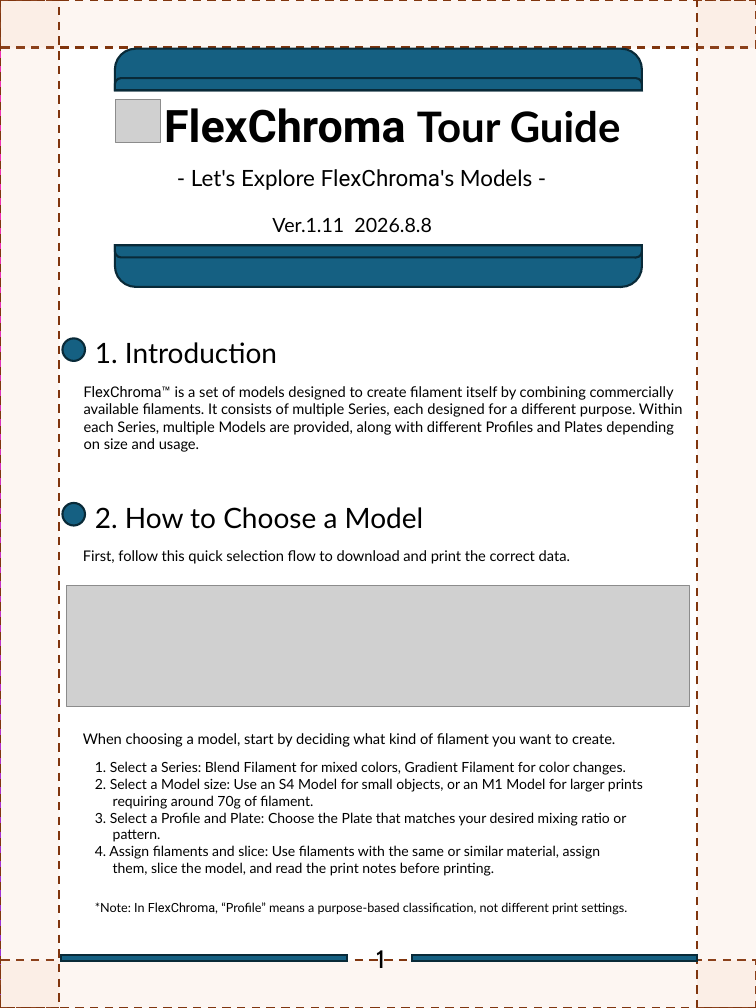
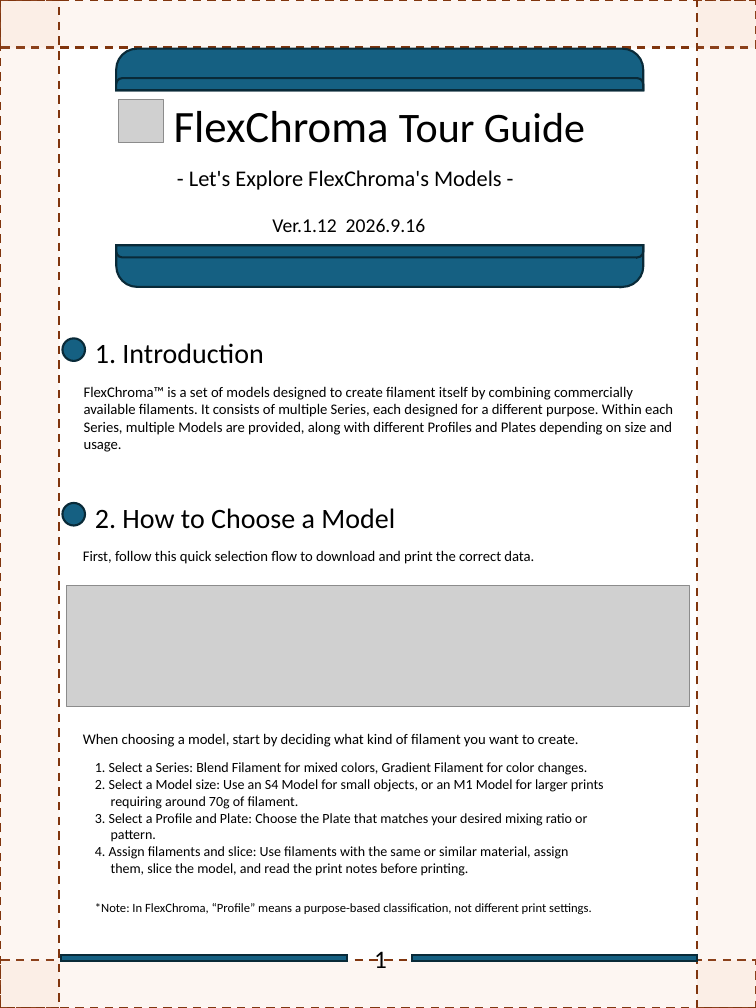
Before and after one commit to FlexChromaHQ/FlexChroma, a slide deck: slide 2 of Documents/Original/FlexChroma_Tour_Guide_EN.pptx. Drawn at 756x1008 pixels with LibreOffice and Linux fonts; fonts in the diff are those of the drawing; grey boxes stand for pictures. Boxes give left, top, right and bottom in pixels: in the first picture for what was removed or moved away, otherwise in the second. Text is boxed around its words. In the diff, an @@ line names an element or a change of style, - is before the commit and + after.

```diff
--- a/Documents/Original/FlexChroma_Tour_Guide_EN.pptx
+++ b/Documents/Original/FlexChroma_Tour_Guide_EN.pptx
@@ rectangle removed at (0, 0, 756, 1008) @@
@@ text "FlexChroma Tour Guide": place and size @@
-text "FlexChroma Tour Guide" at (164, 108, 621, 143)
+text "FlexChroma Tour Guide" at (174, 111, 585, 143)
@@ text "FlexChroma Tour Guide" at (174, 111, 585, 143): font Roboto to Calibri in "FlexChroma"; font Lato to Calibri in "Tour Guide"; bold off @@
@@ text "- Let's Explore FlexChroma's Models ..." at (189, 170, 502, 190): font Lato to Calibri in "- Let's Explore FlexChroma's Models -"; font Roboto to Calibri in "FlexChroma's" @@
@@ text at (272, 218, 425, 232): text changed; font Lato to Calibri @@
-Ver.1.11 2026.8.8
+Ver.1.12 2026.9.16
@@ font Lato to Calibri in 5 elements at (83, 550, 534, 564), (83, 733, 579, 747), (95, 762, 604, 876), (95, 508, 395, 529), (95, 343, 263, 364) @@
@@ text "FlexChroma™ is a set of ..." at (84, 386, 673, 452): font Roboto to Calibri in "FlexChroma™"; font Lato to Calibri @@
@@ text "*Note: In FlexChroma, “Profile” means ..." at (95, 903, 592, 914): font Lato to Calibri in "*Note: In FlexChroma, “Profile” means a purpose-based ..."; font Roboto to Calibri in "FlexChroma," @@
@@ text "1" at (374, 951, 387, 968): font Cabin to Calibri @@
```
Also in this commit, not shown: 7 other slides changed, 19 other files.
